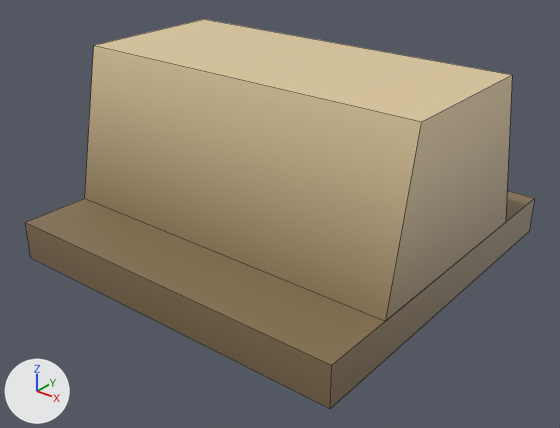
Before and after pictures for a commit that changed the FBX model AJE/Assets/Models/Enviroment/SM_WallSide_Clay.fbx.
The view is the same before and after, from a camera (50 mm lens) standing at (3.38, -4.05, 2.06) and looking at (1.05, -1.13, 0.25). The lights are fixed; the arrows at lower left show +X, +Y and +Z. Mesh edges are drawn as thin lines. Where no turn or scale is listed for an object, it has been applied to the vertices.

Objects in the first picture: 'WallSide_Clay'.
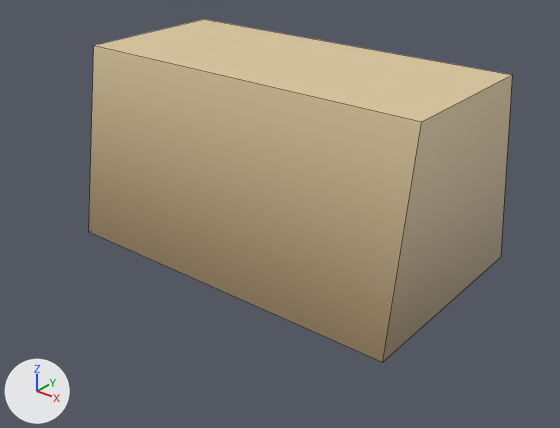
Where the change shows, as pixel boxes (x1, y1, x2, y2) in the pictures (560 x 428 px; the box of a moved part takes in the faces that stretch with it):
'WallSide_Clay', reshaped (17% narrower, 12% shorter): before (25, 19, 535, 409); after (89, 19, 512, 362)
part 1 of me_mesh, deleted (brown): before (25, 191, 535, 409)
part 2 of me_mesh, moved or reshaped: before (85, 47, 512, 321); after (89, 47, 512, 362)

Patch to the scene script:
```diff
--- a/AJE/Assets/Models/Enviroment/SM_WallSide_Clay.fbx.py
+++ b/AJE/Assets/Models/Enviroment/SM_WallSide_Clay.fbx.py
@@ me_mesh @@
 # used by ob_wallside_clay; location = (0.0, 0.0, 0.0)
 # verts and faces of me_mesh; kept vertices keep their numbers, new ones are numbered from 16
 # before: 8 (0.0, -1.61, 0.21) at pixel (84, 198), 9 (2.0, -1.61, 0.21) at pixel (385, 321), 14 (0.0, -0.39, 0.21), 15 (2.0, -0.39, 0.21) at pixel (505, 222)
-me_mesh.from_pydata(...)  # 16 vertices, 12 faces; spans x 0.0..2.0, y -2.0..0.0, z 0.0..1.06
+me_mesh.from_pydata(...)  # 8 vertices, 6 faces; spans x 0.0..2.0, y -1.61..-0.39, z 0.0..1.06
+# me_mesh part 1: the loose piece of 8 vertices spanning x 0.0..2.0, y -2.0..0.0, z 0.0..0.21 is deleted
+# me_mesh part 2
+for i in [8, 9, 14, 15]: verts[i] += (0.0, 0.0, -0.21)
 me_mesh.materials.append(mat_m_village)
```
